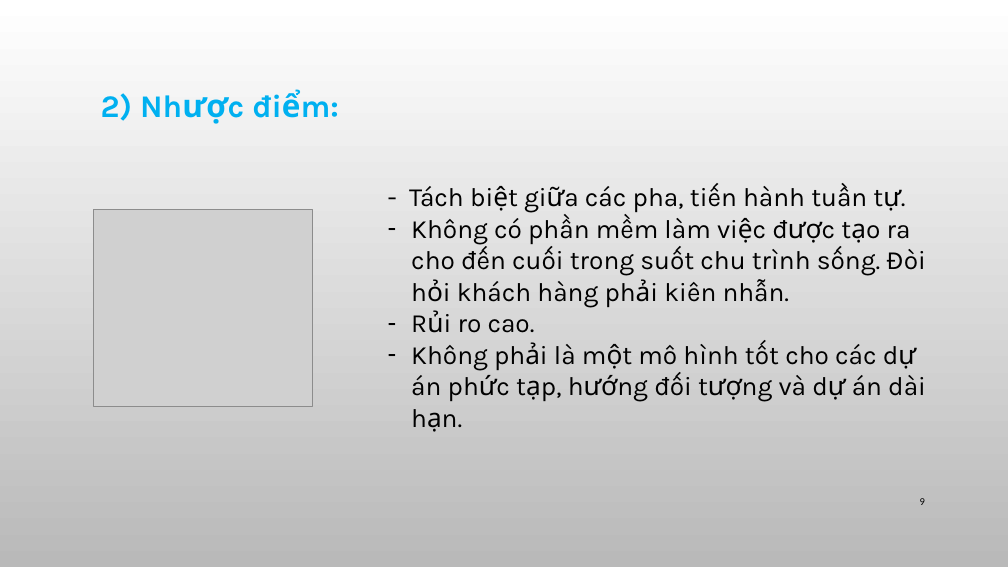
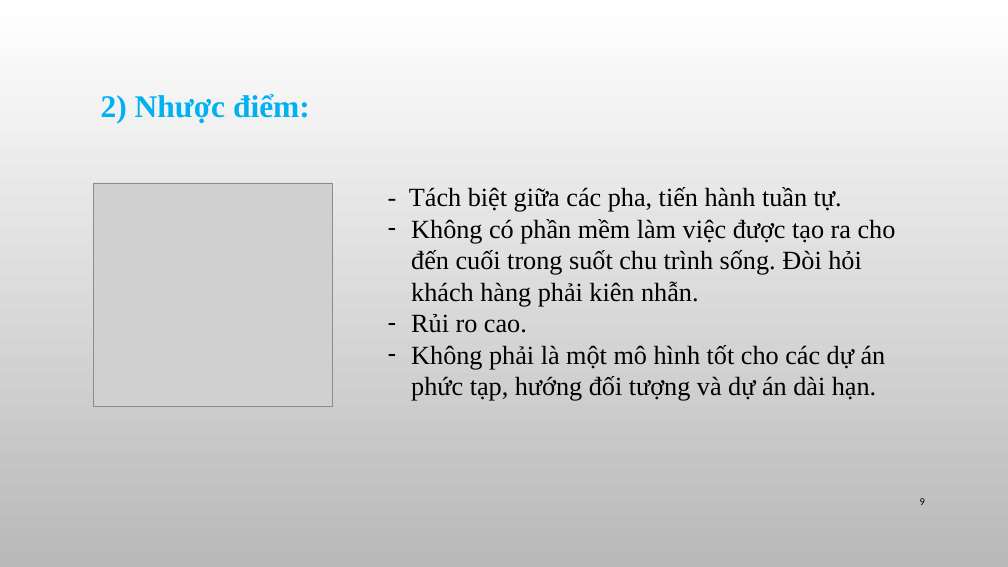
Before and after one commit to helloworldnmcnpm/studentmanagermentprogram, a slide deck: slide 9 of Slide seminar/Seminar.pptx. Drawn at 1008x567 pixels with LibreOffice and Linux fonts; fonts in the diff are those of the drawing; grey boxes stand for pictures; background and template pictures are left out. Boxes give left, top, right and bottom in pixels: in the first picture for what was removed or moved away, otherwise in the second. Text is boxed around its words. In the diff, an @@ line names an element or a change of style, - is before the commit and + after.

```diff
--- a/Slide seminar/Seminar.pptx
+++ b/Slide seminar/Seminar.pptx
@@ text "2) Nhược điểm:" at (101, 94, 310, 123): font Karla to Times New Roman @@
@@ text "- Tách biệt giữa các ..." at (409, 187, 896, 401): font Karla to Times New Roman @@
@@ picture: place and size @@
-picture at (93, 209, 313, 406)
+picture at (93, 183, 333, 406)
```
Also in this commit, not shown: 9 other slides changed, 2 other files.
